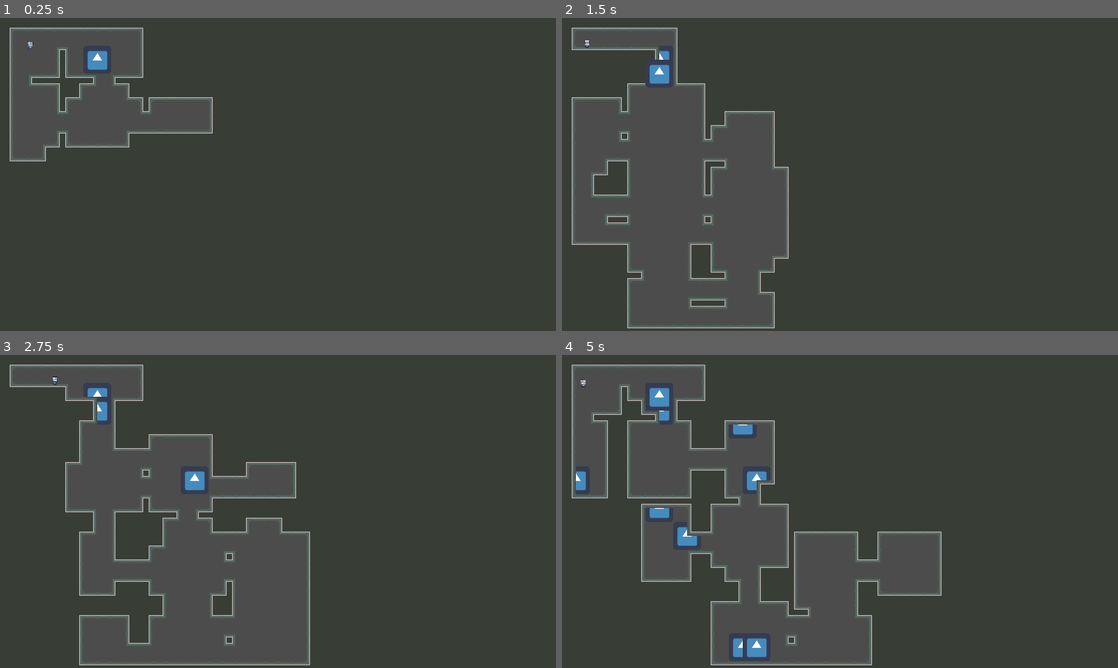
Above: before the commit, frames 1-4 (two rows, left to right).
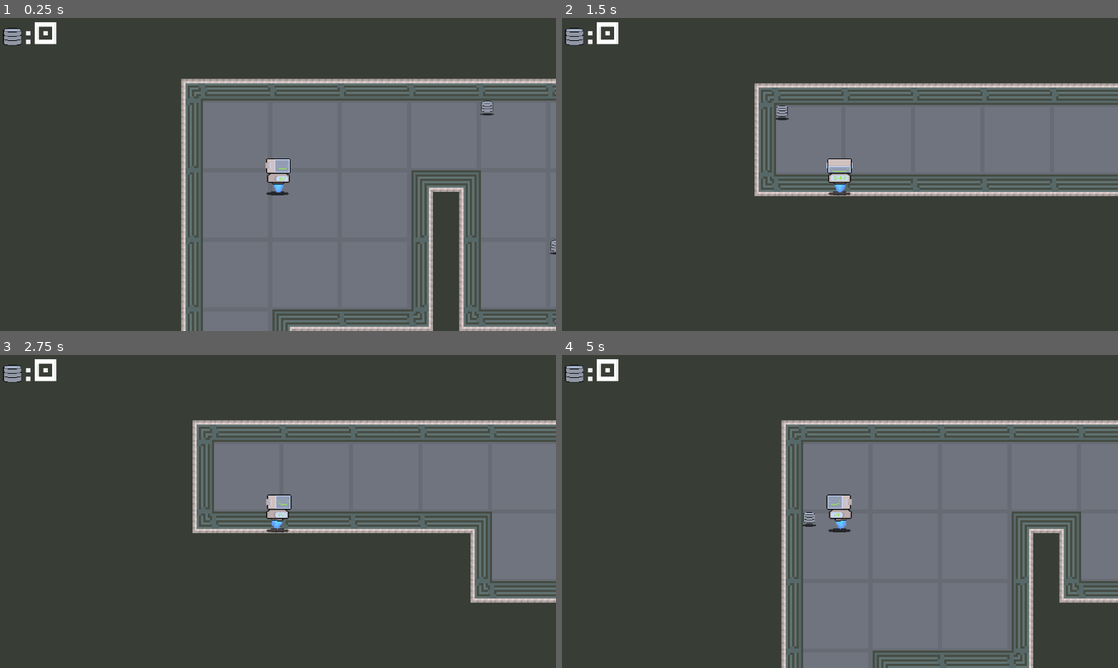
Above: after the commit, the same moments.

Repository: mattstair-dev/Gbo-Game
Game: Godot game, scene res://World.tscn
Two runs of this game, one before a commit and one after it. Both use one fixed random seed, a clock stepped at 60 frames per second and the inputs below. The engine's default icon, where the game draws it, is replaced by a stand-in: a white triangle on a blue panel in a dark square.
Inputs:
- Up to frame 1 (0.25 s): no input
- Up to frame 2 (1.5 s): tap Enter (ui_accept) at 0.5, 1.35 s; hold Right (ui_right) 0.53-1.28 s; hold Enter (ui_accept) 0.53-1.28 s; hold Down (ui_down) from 1.28 s (still down)
- Up to frame 3 (2.75 s): tap Enter (ui_accept) at 1.52, 1.82 s; release Down (ui_down) at 2.03 s; hold Right (ui_right) from 2.03 s (still down); hold Enter (ui_accept) from 2.03 s (still down)
- Up to frame 4 (5 s): release Right (ui_right) at 2.78 s; release Enter (ui_accept) at 2.78 s; hold Up (ui_up) 2.78-3.53 s; tap Enter (ui_accept) at 2.85, 3.02, 3.32, 4.35, 4.52, 4.82 s; hold Enter (ui_accept) 3.53-4.28 s; hold Left (ui_left) from 3.53 s (still down)

The runs differ from the first frame. In frame 1, 50% of the frame differs, in the area x 0-100%, y 1-100%; in frame 2, 24%; in frame 3, 27%; in frame 4, 45%.

Commit message:
new features
implemented art and code for score system, constructs for a HUD/GUI, added art for tile flooring, outline for random spawning of items

Diff:
--- /dev/null
+++ b/GUI.gd
@@ -0,0 +1,6 @@
+extends Control
+
+onready var scoreCounter = $scoreCounter
+
+func _process(delta):
+	scoreCounter.text = ":" + str(globalStats.score)
--- /dev/null
+++ b/GUI.tscn
@@ -0,0 +1,35 @@
+[gd_scene load_steps=5 format=2]
+
+[ext_resource path="res://DataCollectible.png" type="Texture" id=1]
+[ext_resource path="res://GUI.gd" type="Script" id=2]
+[ext_resource path="res://Symtext.ttf" type="DynamicFontData" id=3]
+
+[sub_resource type="DynamicFont" id=1]
+size = 13
+extra_spacing_top = -6
+extra_spacing_bottom = -6
+font_data = ExtResource( 3 )
+
+[node name="GUI" type="Control"]
+anchor_right = 1.0
+anchor_bottom = 1.0
+script = ExtResource( 2 )
+__meta__ = {
+"_edit_use_anchors_": false
+}
+
+[node name="scoreCounter" type="Label" parent="."]
+margin_left = 11.0551
+margin_top = 0.787449
+margin_right = 76.0551
+margin_bottom = 14.7874
+custom_fonts/font = SubResource( 1 )
+__meta__ = {
+"_edit_use_anchors_": false
+}
+
+[node name="Sprite" type="Sprite" parent="."]
+position = Vector2( 4.74839, 7.90588 )
+scale = Vector2( 0.266687, 0.266687 )
+texture = ExtResource( 1 )
+hframes = 5
--- /dev/null
+++ b/Item.gd
@@ -0,0 +1,8 @@
+extends Area2D
+
+signal pickup
+
+func _on_Item_body_entered(body):
+	emit_signal("pickup")
+	queue_free()
+	globalStats.incScore()
--- a/Item.tscn
+++ b/Item.tscn
@@ -1,8 +1,59 @@
-[gd_scene load_steps=2 format=2]
+[gd_scene load_steps=11 format=2]
 
-[ext_resource path="res://icon.png" type="Texture" id=1]
+[ext_resource path="res://DataCollectible.png" type="Texture" id=1]
+[ext_resource path="res://player shadow.png" type="Texture" id=2]
+[ext_resource path="res://Item.gd" type="Script" id=3]
 
-[node name="Item" type="Node2D"]
+[sub_resource type="AtlasTexture" id=1]
+atlas = ExtResource( 1 )
+region = Rect2( 0, 0, 32, 32 )
 
-[node name="Sprite" type="Sprite" parent="."]
-texture = ExtResource( 1 )
+[sub_resource type="AtlasTexture" id=2]
+atlas = ExtResource( 1 )
+region = Rect2( 32, 0, 32, 32 )
+
+[sub_resource type="AtlasTexture" id=3]
+atlas = ExtResource( 1 )
+region = Rect2( 64, 0, 32, 32 )
+
+[sub_resource type="AtlasTexture" id=4]
+atlas = ExtResource( 1 )
+region = Rect2( 96, 0, 32, 32 )
+
+[sub_resource type="AtlasTexture" id=5]
+atlas = ExtResource( 1 )
+region = Rect2( 128, 0, 32, 32 )
+
+[sub_resource type="SpriteFrames" id=6]
+animations = [ {
+"frames": [ SubResource( 1 ), SubResource( 2 ), SubResource( 3 ), SubResource( 4 ), SubResource( 5 ) ],
+"loop": true,
+"name": "Bounce",
+"speed": 8.0
+} ]
+
+[sub_resource type="CapsuleShape2D" id=7]
+radius = 2.88775
+height = 4.59127
+
+[node name="Item" type="Area2D"]
+collision_layer = 0
+collision_mask = 2
+script = ExtResource( 3 )
+
+[node name="Sprite" type="AnimatedSprite" parent="."]
+position = Vector2( 2.83162, 2.83162 )
+scale = Vector2( 0.166169, 0.166169 )
+frames = SubResource( 6 )
+animation = "Bounce"
+playing = true
+
+[node name="Shadow" type="Sprite" parent="."]
+position = Vector2( 2.96167, 6.50734 )
+scale = Vector2( 0.212653, 0.212653 )
+texture = ExtResource( 2 )
+
+[node name="CollisionShape2D" type="CollisionShape2D" parent="."]
+position = Vector2( 2.97302, 4.94378 )
+shape = SubResource( 7 )
+[connection signal="body_entered" from="." to="." method="_on_Item_body_entered"]
--- a/Player.gd
+++ b/Player.gd
@@ -5,6 +5,7 @@
 var velocity = Vector2.ZERO
 var speed = 100
 var last_pressed = 1
+var points = 0
 
 func _physics_process(delta):
 	get_input()
--- a/Player.tscn
+++ b/Player.tscn
@@ -4,8 +4,9 @@
 [ext_resource path="res://Player.gd" type="Script" id=2]
 [ext_resource path="res://player shadow.png" type="Texture" id=3]
 
-[sub_resource type="RectangleShape2D" id=1]
-extents = Vector2( 5.64982, 6.85712 )
+[sub_resource type="CapsuleShape2D" id=1]
+radius = 5.32528
+height = 1.18344
 
 [sub_resource type="Animation" id=2]
 resource_name = "Idle_Left"
@@ -108,7 +109,12 @@
 }
 
 [node name="Player" type="KinematicBody2D"]
+position = Vector2( 6.2996, 7.63827 )
+collision_layer = 2
 script = ExtResource( 2 )
+__meta__ = {
+"_edit_group_": true
+}
 
 [node name="Shadow" type="Sprite" parent="."]
 position = Vector2( 0.00860551, 8.96757 )
@@ -123,7 +129,7 @@
 frame = 14
 
 [node name="CollisionShape2D" type="CollisionShape2D" parent="."]
-position = Vector2( 0, -1 )
+position = Vector2( 0, 3.77995 )
 shape = SubResource( 1 )
 
 [node name="AnimationPlayer" type="AnimationPlayer" parent="."]
--- a/World.gd
+++ b/World.gd
@@ -1,11 +1,7 @@
 extends Node2D
 
-onready var scene = load("res://Item.tscn")
-onready var item = scene.instance()
-
-#this is just a test
-#this is the second test
-
+export (PackedScene) var item
+onready var itemContainer = get_node("Item_Container")
 
 var borders = Rect2(1, 1, 38, 21)
 var start_position = Vector2(1, 1)
@@ -26,12 +22,13 @@
 	walker.queue_free()
 	for location in map:
 		tileMap.set_cellv(location, -1)
-		item.set_name("item_" + str(location))
-		get_tree().get_root().call_deferred("add_child", item)
-		item.position = Vector2(location * tileMap.cell_size)
-#		print(item.position)
+		if randi() % 75 == 0:
+			var addItem = item.instance()
+			itemContainer.add_child(addItem)
+			addItem.position = Vector2(location * tileMap.cell_size)
 	tileMap.update_bitmask_region(borders.position, borders.end)
 
 func _input(event):
 	if event.is_action_pressed("ui_accept"):
 		get_tree().reload_current_scene()
+		globalStats.score = 0
--- a/World.tscn
+++ b/World.tscn
@@ -1,8 +1,11 @@
-[gd_scene load_steps=52 format=2]
+[gd_scene load_steps=55 format=2]
 
 [ext_resource path="res://industrial.png" type="Texture" id=1]
 [ext_resource path="res://World.gd" type="Script" id=2]
 [ext_resource path="res://Player.tscn" type="PackedScene" id=3]
+[ext_resource path="res://Item.tscn" type="PackedScene" id=4]
+[ext_resource path="res://GUI.tscn" type="PackedScene" id=5]
+[ext_resource path="res://flooring.png" type="Texture" id=6]
 
 [sub_resource type="ConvexPolygonShape2D" id=1]
 points = PoolVector2Array( 0, 0, 32, 0, 32, 32, 0, 32 )
@@ -455,14 +458,36 @@
 
 [node name="World" type="Node2D"]
 script = ExtResource( 2 )
+item = ExtResource( 4 )
+
+[node name="Flooring" type="TextureRect" parent="."]
+margin_left = -16.5
+margin_top = -16.0
+margin_right = 1303.5
+margin_bottom = 749.0
+texture = ExtResource( 6 )
+stretch_mode = 2
+__meta__ = {
+"_edit_use_anchors_": false
+}
 
 [node name="TileMap" type="TileMap" parent="."]
 tile_set = SubResource( 48 )
 cell_size = Vector2( 32, 32 )
+collision_mask = 0
 format = 1
 tile_data = PoolIntArray( -262150, 0, 0, -262149, 0, 1, -262148, 0, 1, -262147, 0, 1, -262146, 0, 1, -262145, 0, 1, -32 …(34052 unchanged characters)…
 
 [node name="Player" parent="." instance=ExtResource( 3 )]
 
 [node name="Camera2D" type="Camera2D" parent="Player"]
+current = true
 zoom = Vector2( 0.2, 0.2 )
+
+[node name="GUI" parent="Player/Camera2D" instance=ExtResource( 5 )]
+margin_left = -127.219
+margin_top = -70.7107
+margin_right = -127.219
+margin_bottom = -70.7107
+
+[node name="Item_Container" type="Node" parent="."]
--- /dev/null
+++ b/globalStats.gd
@@ -0,0 +1,7 @@
+extends Node
+
+var score = 0
+
+func incScore():
+	score += 1
+	print(score)
--- a/project.godot
+++ b/project.godot
@@ -23,6 +23,10 @@
 config/name="GBO"
 run/main_scene="res://World.tscn"
 config/icon="res://icon.png"
+
+[autoload]
+
+globalStats="*res://globalStats.gd"
 
 [display]
 
@@ -87,6 +91,7 @@
 
 2d_physics/layer_1="world"
 2d_physics/layer_2="player"
+2d_physics/layer_3="items"
 
 [rendering]
 
Binary file added: DataCollectible.png
Not shown, added: DataCollectible.png.import
Binary file added: Symtext.ttf
Binary file added: flooring.png
Not shown, added: flooring.png.import
